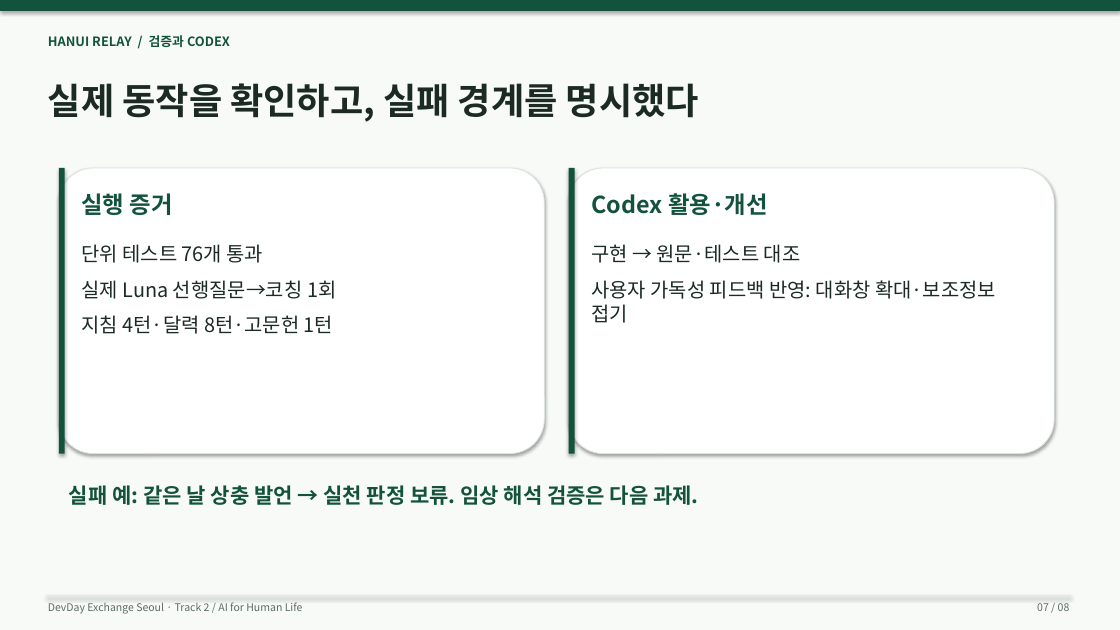
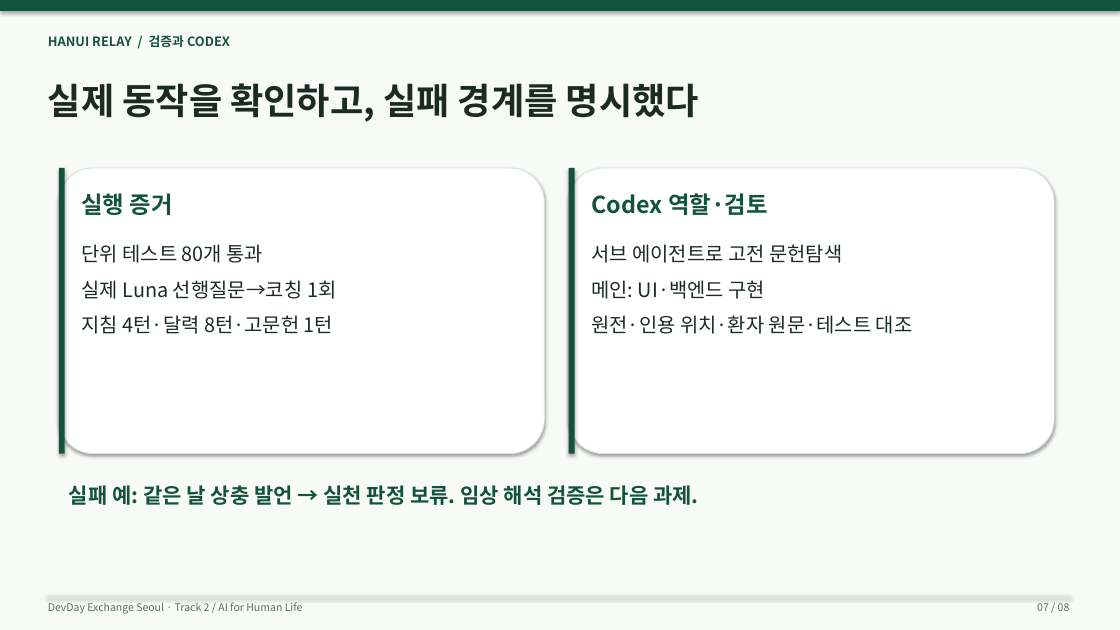
Before and after one commit to wlsalswo14/devday-hanui-relay, a slide deck: slide 7 of presentations/Hanui-Relay-4min.pptx. Drawn at 1120x630 pixels with LibreOffice and Linux fonts; fonts in the diff are those of the drawing. Boxes give left, top, right and bottom in pixels: in the first picture for what was removed or moved away, otherwise in the second. Text is boxed around its words. In the diff, an @@ line names an element or a change of style, - is before the commit and + after.

```diff
--- a/presentations/Hanui-Relay-4min.pptx
+++ b/presentations/Hanui-Relay-4min.pptx
@@ text at (x1=591, y1=193, x2=768, y2=215): text changed @@
-Codex 활용·개선
+Codex 역할·검토
@@ text at (x1=81, y1=244, x2=264, y2=263): text changed @@
-단위 테스트 76개 통과
+단위 테스트 80개 통과
@@ text at (x1=591, y1=244, x2=913, y2=334): text changed @@
-구현 → 원문·테스트 대조
-사용자 가독성 피드백 반영: 대화창 확대·보조정보 접기
+서브 에이전트로 고전 문헌탐색
+메인: UI·백엔드 구현
+원전·인용 위치·환자 원문·테스트 대조
```
Also in this commit, not shown: 6 other slides changed, 15 other files.
